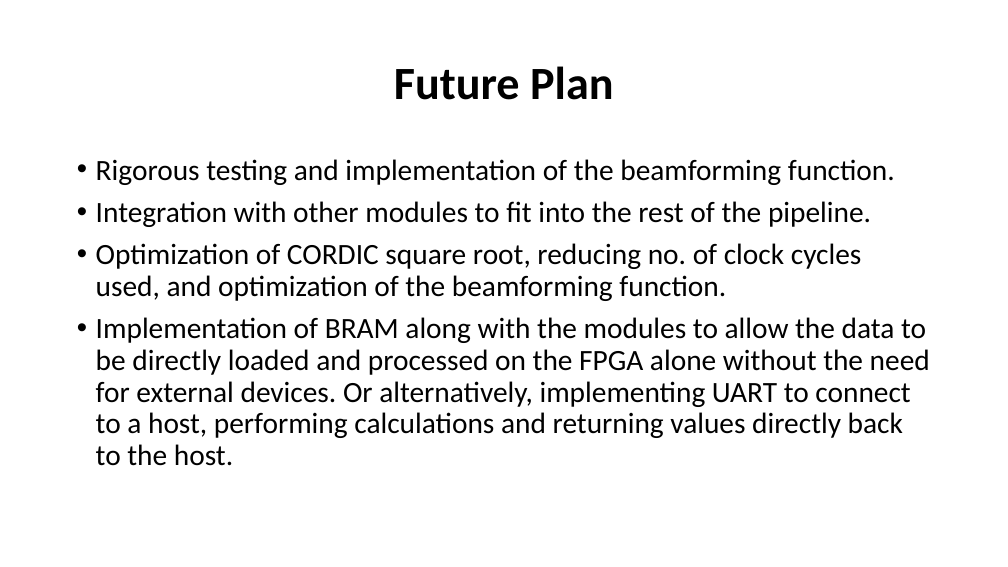
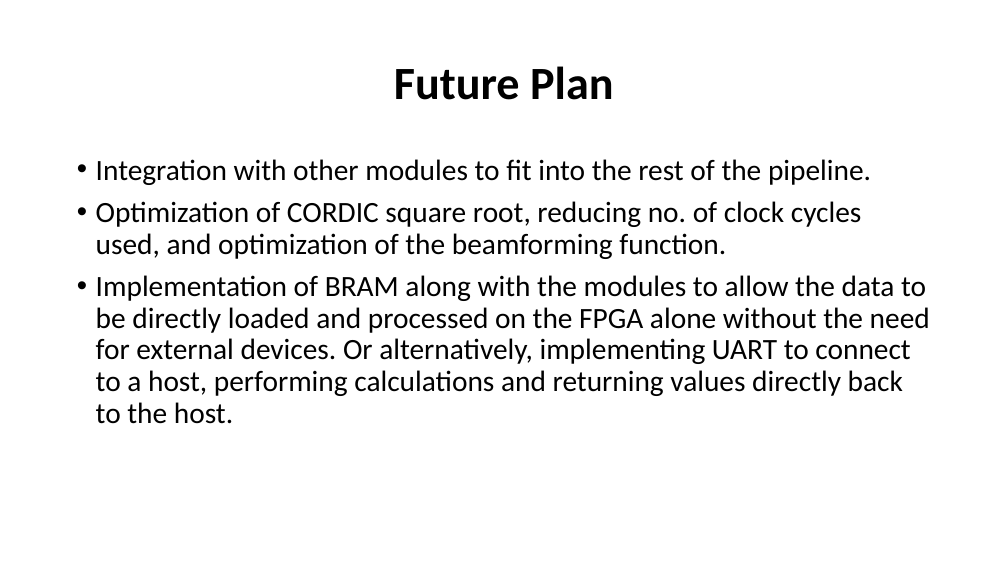
Before and after one commit to Divisht10/Real-time-Ultrasonic-Volterra-Filtering-on-FPGA, a slide deck: slide 11 of Project_Files/Presentations/Progress on the FPGA Implementation project.pptx (slide 10 before the commit). Drawn at 1008x567 pixels with LibreOffice and Linux fonts; fonts in the diff are those of the drawing. Boxes give left, top, right and bottom in pixels: in the first picture for what was removed or moved away, otherwise in the second. Text is boxed around its words. In the diff, an @@ line names an element or a change of style, - is before the commit and + after.

```diff
--- a/Project_Files/Presentations/Progress on the FPGA Implementation project.pptx
+++ b/Project_Files/Presentations/Progress on the FPGA Implementation project.pptx
@@ text at <box>96,159,895,185</box>: paragraph removed @@
-• Rigorous testing and implementation of the beamforming function.
```
Also in this commit, not shown: 2 slides added, 1 slide removed.
